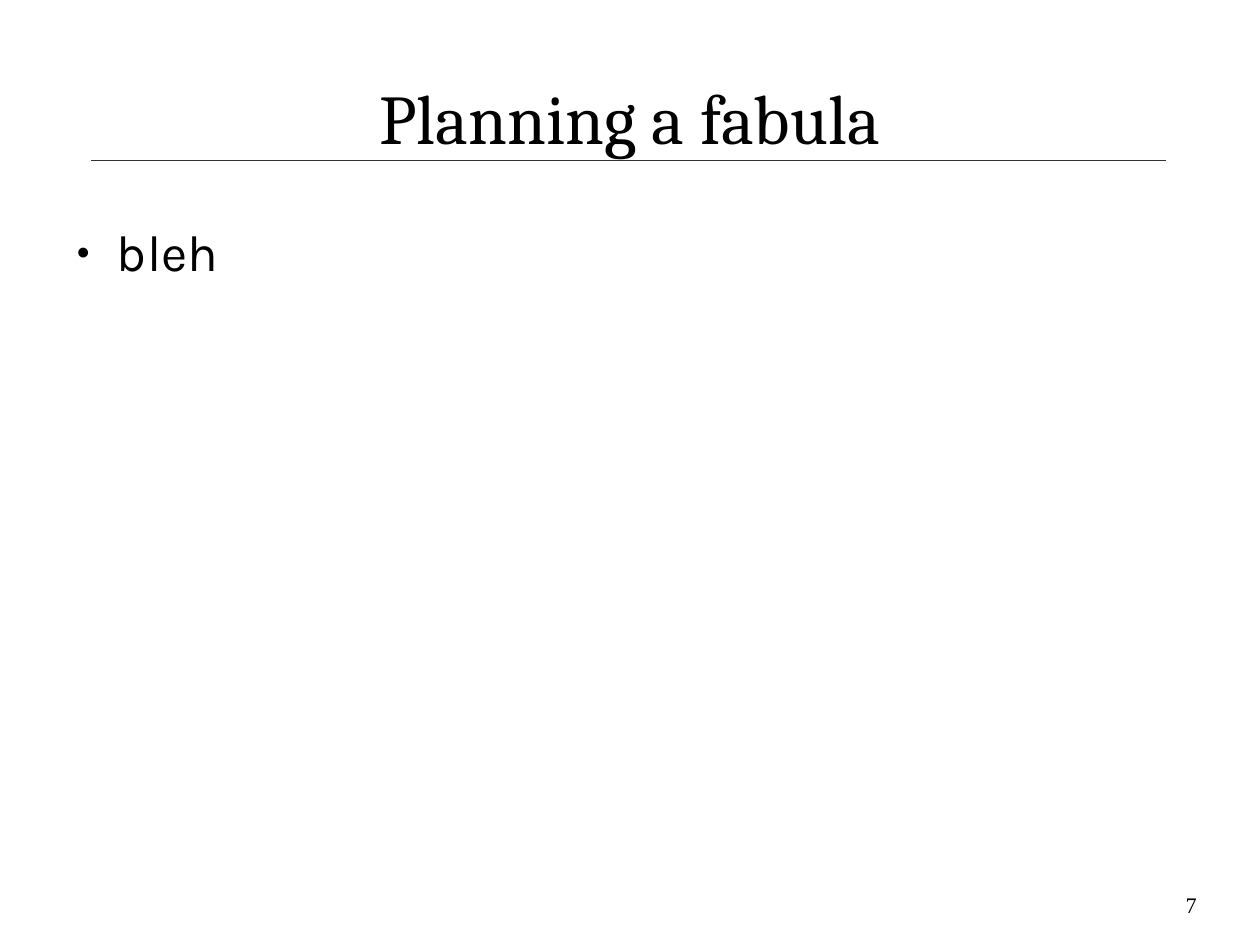
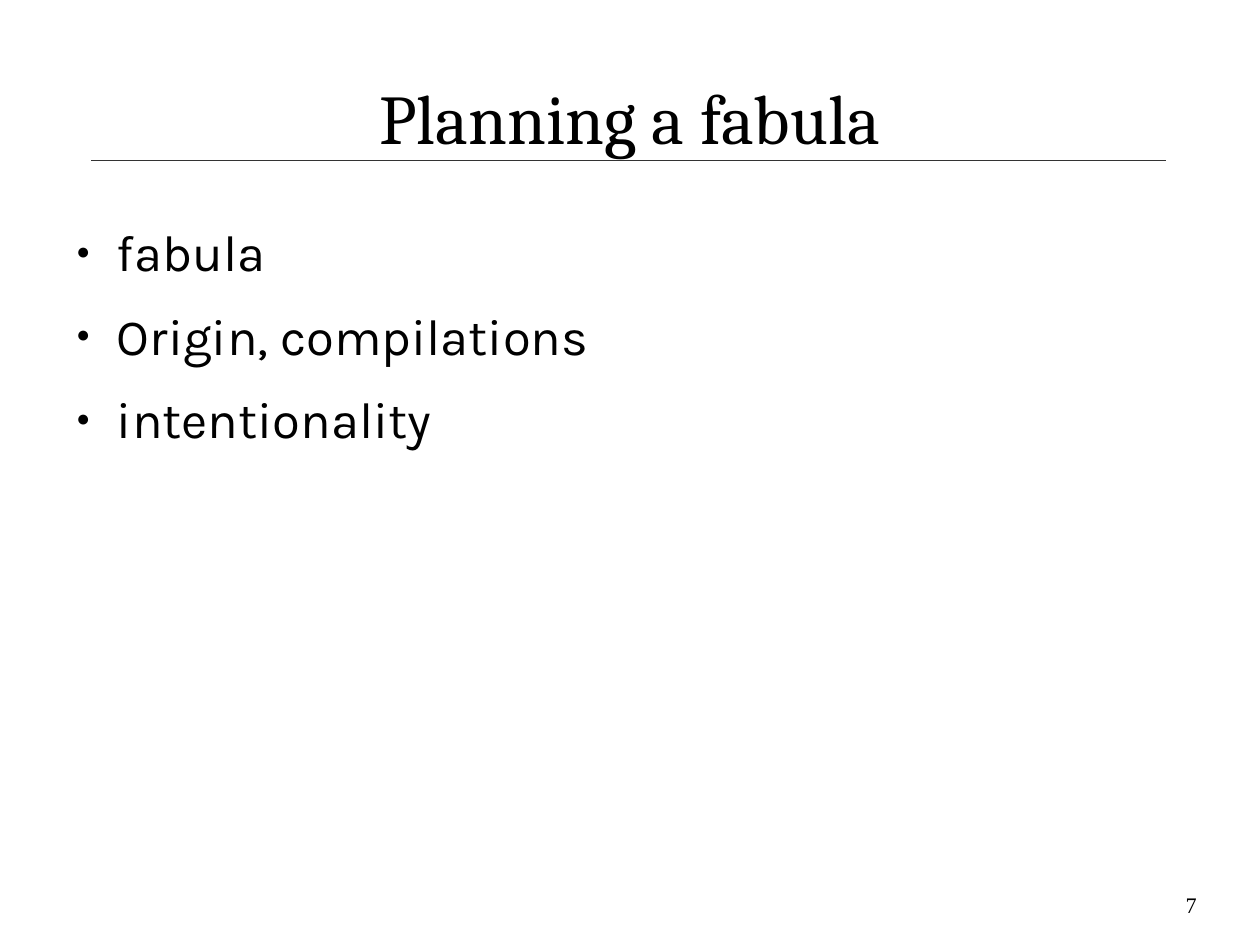
Before and after one commit to IllDepence/ai_seminar, a slide deck: slide 7 of praes/praes.odp. Drawn at 1260x945 pixels with LibreOffice and Linux fonts; fonts in the diff are those of the drawing. Boxes give left, top, right and bottom in pixels: in the first picture for what was removed or moved away, otherwise in the second. Text is boxed around its words. In the diff, an @@ line names an element or a change of style, - is before the commit and + after.

```diff
--- a/praes/praes.odp
+++ b/praes/praes.odp
@@ text at (x1=117, y1=236, x2=588, y2=451): text changed @@
-● bleh
+● fabula
+● Origin, compilations
+● intentionality
```
Also in this commit, not shown: 4 other slides changed, 1 other file.
